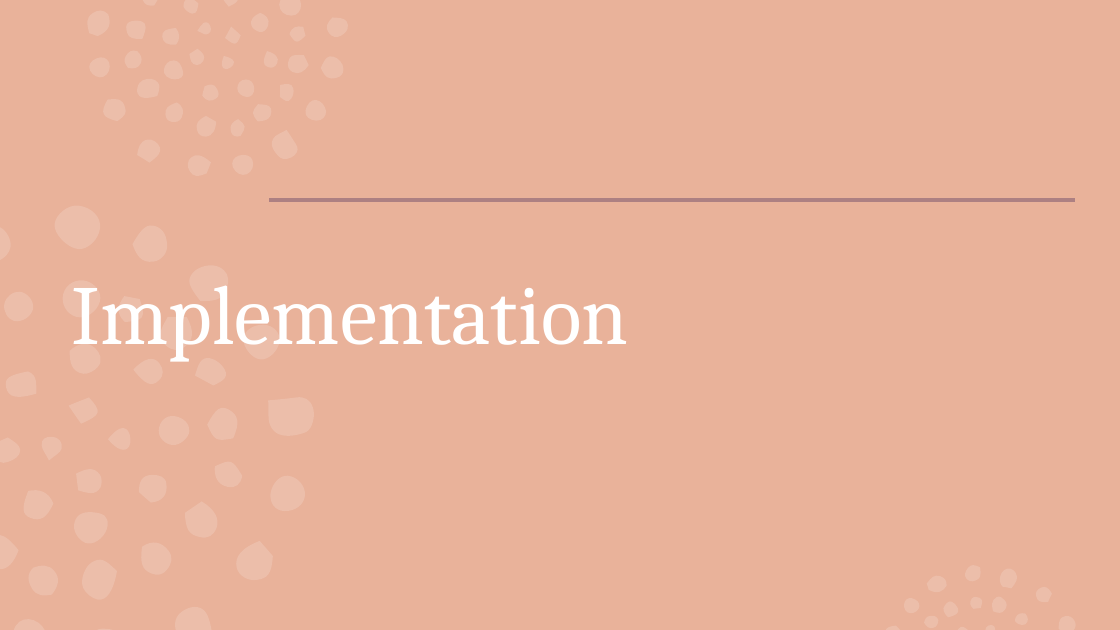
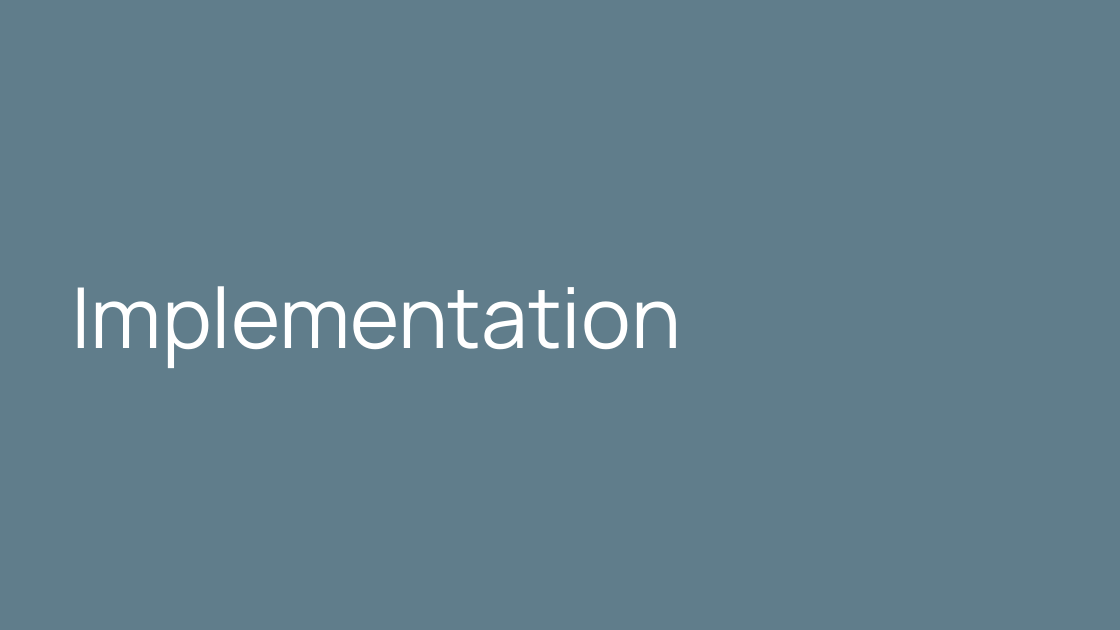
Before and after one commit to kazimsayed954/S5, a slide deck: slide 15 of Design Project/Voice Based Email System for the Visually Impaired 1.pptx (slide 11 before the commit). Drawn at 1120x630 pixels with LibreOffice and Linux fonts; fonts in the diff are those of the drawing. Boxes give left, top, right and bottom in pixels: in the first picture for what was removed or moved away, otherwise in the second. Text is boxed around its words. In the diff, an @@ line names an element or a change of style, - is before the commit and + after.

```diff
--- a/Design Project/Voice Based Email System for the Visually Impaired 1.pptx
+++ b/Design Project/Voice Based Email System for the Visually Impaired 1.pptx
@@ background #E9B29A to #607D8B @@
@@ freeform shape removed at box(0, 0, 1076, 630) @@
@@ title "Implementation" at box(71, 286, 681, 368): font Cambria to Manrope; line spacing 0.99 to 1 @@
@@ line removed from (270, 199) to (1075, 199) @@
```
Also in this commit, not shown: 17 other slides changed, 7 slides added, 3 slides removed, 1 other file.
